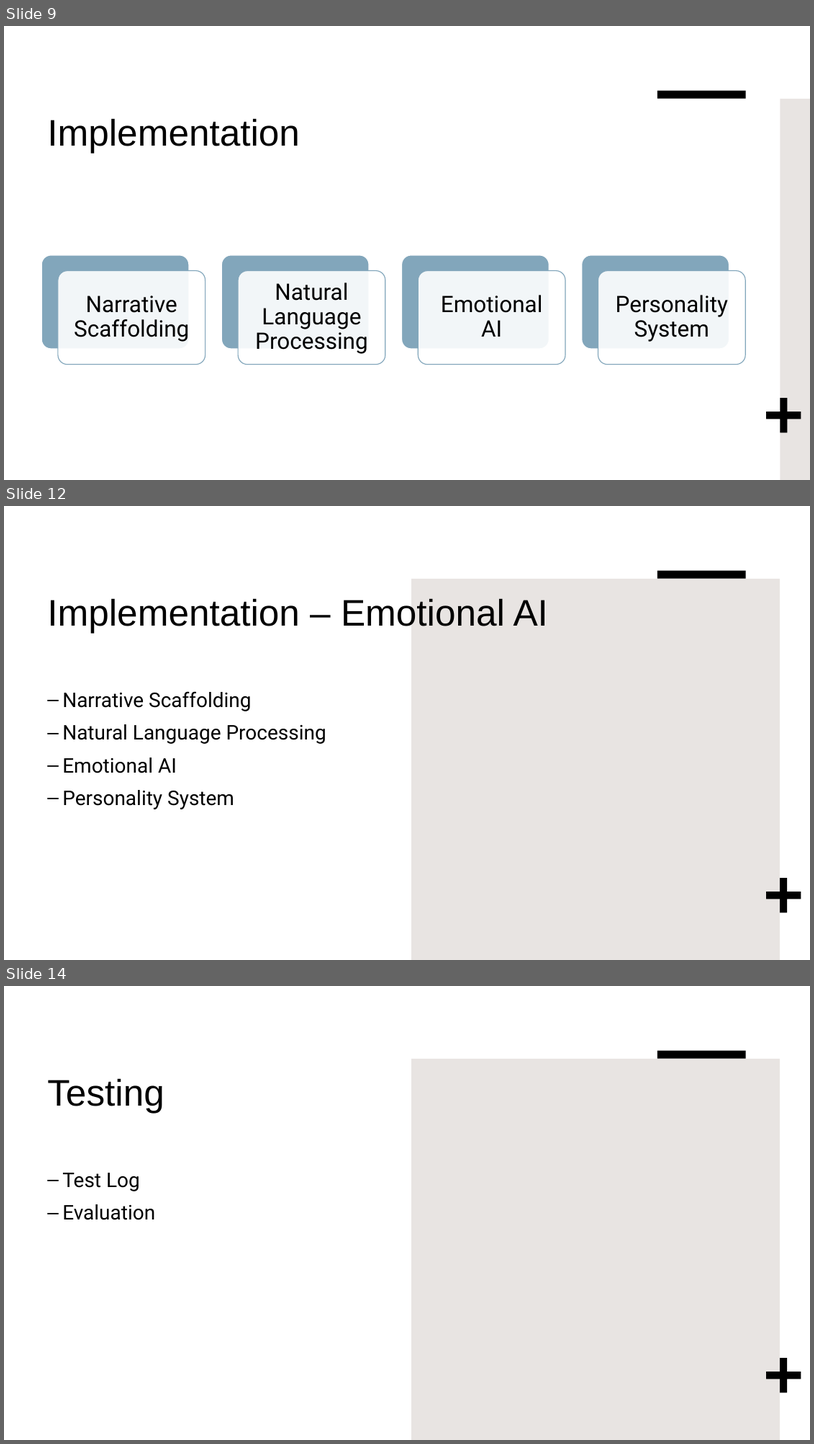
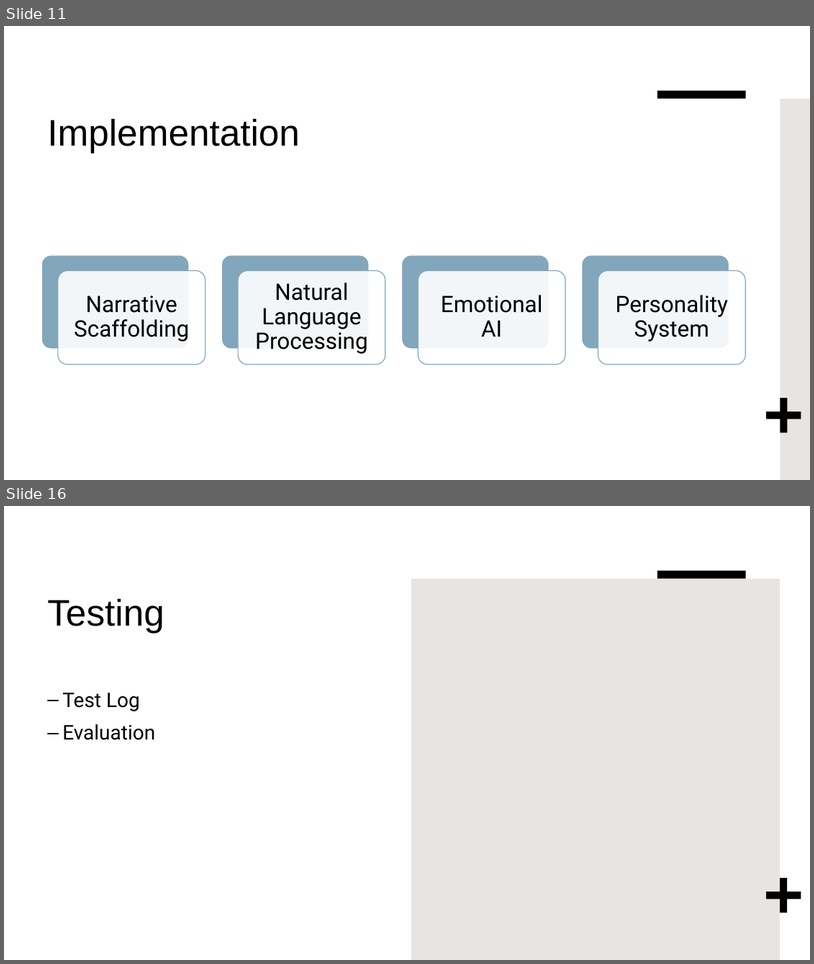
Before and after one commit to IsaacdmDunn/FYP-Bsc, a slide deck: Narrative AI Generation.pptx. Shown one above the other, each under a label of ours: slides 9, 12 and 14 before the commit, slides 11 and 16 after it; the slides between them are not shown. The pictures are 814x1444 and 814x964 pixels, drawn with LibreOffice and Linux fonts; fonts in the diff are those of the drawing. Boxes give left, top, right and bottom in pixels: in the first picture for what was removed or moved away, otherwise in the second. Text is boxed around its words. In the diff, an @@ line names an element or a change of style, - is before the commit and + after.

```diff
--- a/Narrative AI Generation.pptx
+++ b/Narrative AI Generation.pptx
@@ slide 12 removed at (4,506,810,960), background #FFFFFF; not listed: 3 template elements that a slide beside it also shows @@
@@ title removed at (47,598,548,633) @@
-Implementation – Emotional AI
@@ text removed at (62,691,327,809) @@
-– Narrative Scaffolding
-– Natural Language Processing
-– Emotional AI
-– Personality System
@@ what was slide 9 is now slide 11 @@
@@ what was slide 14 is now slide 16 @@
```
Also in this commit, not shown: 4 slides changed, 7 slides added, 2 other slides removed.
